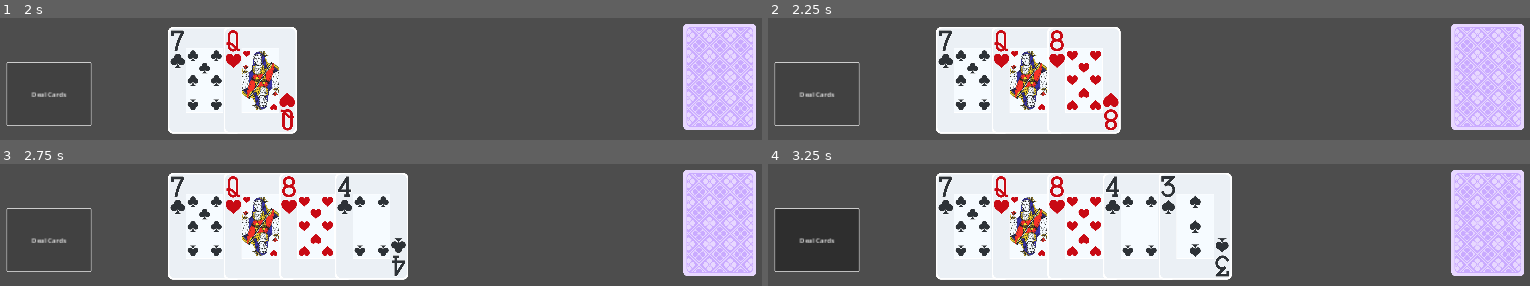
Above: before the commit, frames 1-4 (two rows, left to right).
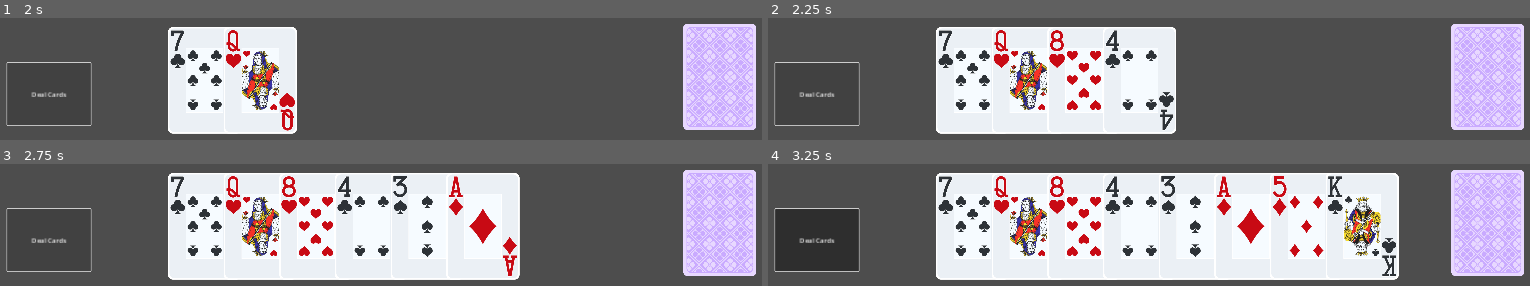
Above: after the commit, the same moments.

Repository: joverlee521/godot-card-game
Game: Godot game, scene res://scenes/card_battle.tscn
Same seed, same stepped clock (60 frames per second), same inputs: the game is played once before the commit and once after it. The project has no main scene, so this scene is started directly.
Inputs (mouse positions are in pixels of both pictures, inside the frame that each line leads up to):
- Up to frame 1 (2 s): click "Deal Cards" at 0.5 s; click "Deal Cards" at 1.25 s
- Up to frame 2 (2.25 s): click "Deal Cards" at 2 s
- Up to frame 3 (2.75 s): no input
- Up to frame 4 (3.25 s): move the mouse to (outside the picture) at 2.77 s; click (outside the picture) at 2.92 s

Frame 1 is identical in both runs. In frame 2, 6.9% of the frame differs, in the area x 43-54%, y 7-96%; in frame 3, 13%; in frame 4, 20%, in the area x 58-83%, y 7-96%.

Commit message:
Click to select cards in hand

Diff:
--- a/scenes/card.gd
+++ b/scenes/card.gd
@@ -22,6 +22,8 @@
 var card_suit: String
 var card_name: String
 var card_value: int
+var card_of_deck: bool = false
+var card_selected: bool = false
 
 
 func _ready():
@@ -44,3 +46,16 @@
 
 	var image_file = "res://art/Cards/{suit}_{name}.png".format({ 'suit': card_suit, 'name': card_name })
 	$Sprite2D.texture = load(image_file)
+
+
+func _on_input_event(viewport, event, shape_idx):
+	if (event.is_pressed()
+		and event.button_index == MOUSE_BUTTON_LEFT
+		and !card_of_deck):
+
+		card_selected = !card_selected
+
+		if card_selected:
+			position.y = position.y - 50
+		else:
+			position.y = position.y + 50
--- a/scenes/card.tscn
+++ b/scenes/card.tscn
@@ -18,3 +18,5 @@
 [node name="CollisionShape2D" type="CollisionShape2D" parent="."]
 position = Vector2(1, 2)
 shape = SubResource("RectangleShape2D_b8mos")
+
+[connection signal="input_event" from="." to="." method="_on_input_event"]
--- a/scenes/card_battle.gd
+++ b/scenes/card_battle.gd
@@ -20,5 +20,5 @@
 
 func deal_cards(number_of_cards):
 	for n in number_of_cards:
-		await get_tree().create_timer(0.5).timeout
+		await get_tree().create_timer(0.2).timeout
 		$Deck.get_card()
--- a/scenes/deck.gd
+++ b/scenes/deck.gd
@@ -27,7 +27,9 @@
 	add_child(default_card)
 
 	$DefaultCard.position = $DefaultCardPosition.position
+	$DefaultCard.card_of_deck = true
 	$DefaultCard.show()
+
 
 
 # Called every frame. 'delta' is the elapsed time since the previous frame.
--- a/scenes/player_hand.gd
+++ b/scenes/player_hand.gd
@@ -9,15 +9,13 @@
 
 var card_y
 var card_x_spacing
-var cards_in_hand = []
+var cards_in_hand = 0
 
 # Called when the node enters the scene tree for the first time.
 func _ready():
-	var rect = get_rect()
-	var position = rect.position
-	var size = rect.size
-
-	card_y = size.y/2
+	# Ignore mouse events here so the individual cards can be clicked
+	mouse_filter = Control.MOUSE_FILTER_IGNORE
+	card_y = get_rect().size.y/2
 	set_card_x_spacing()
 
 
@@ -31,18 +29,13 @@
 
 
 func _on_deck_dealt_card(new_card):
-	if cards_in_hand.size() >= hand_size:
+	if cards_in_hand >= hand_size:
 		print("MAX HAND SIZE")
 		return
 
-	cards_in_hand.append({
-		'card_name': new_card.card_name,
-		'card_suit': new_card.card_suit,
-	})
+	add_child(new_card)
+	cards_in_hand += 1
 
-	add_child(new_card)
-	#new_card.set_owner(self)
-
-	var card_x = cards_in_hand.size() * card_x_spacing
+	var card_x = cards_in_hand * card_x_spacing
 	new_card.position = Vector2(card_x, card_y)
 	new_card.reveal_card()
